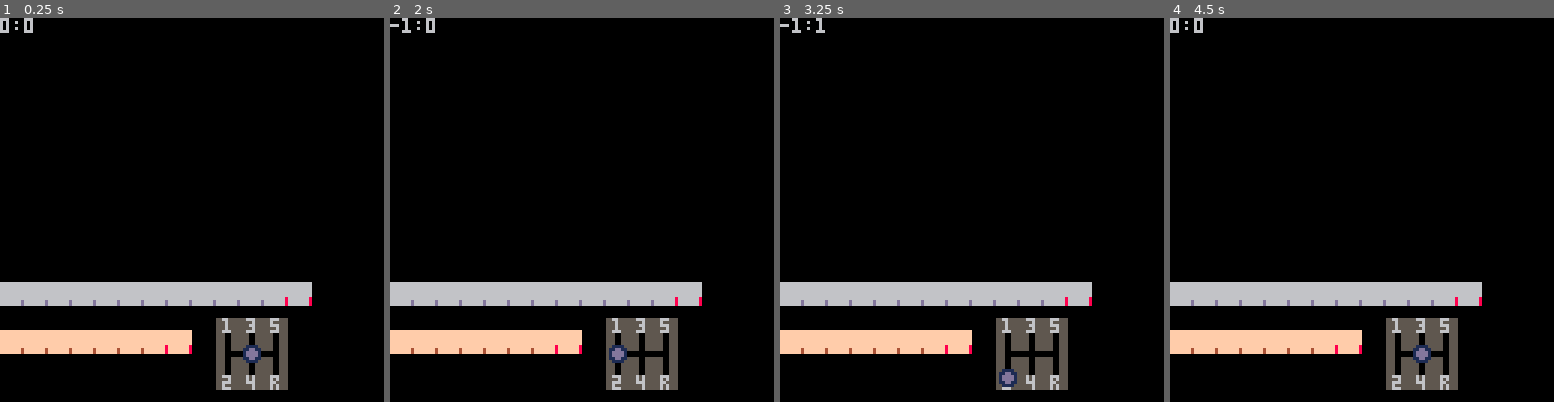
Above: before the commit, frames 1-4 (left to right).
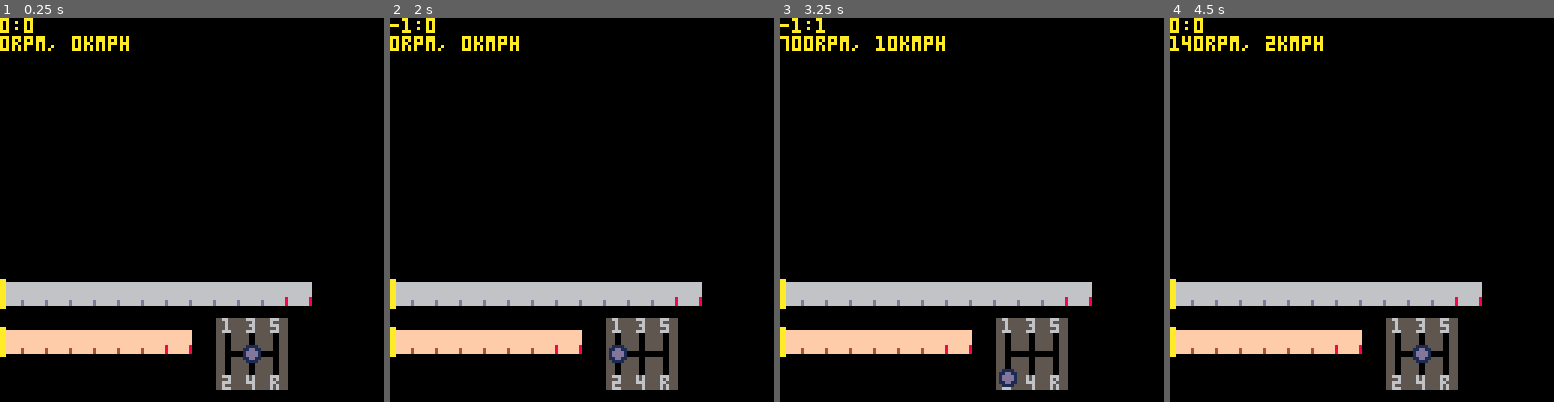
Above: after the commit, the same moments.

Repository: VedVid/PICOdrag
Game: PICO-8 cartridge picodrag.p8
The game is run twice, just before and just after one commit, with the same random seed, the same clock (stepped at 60 frames per second) and the same inputs.
Inputs:
- Up to frame 1 (0.25 s): no input
- Up to frame 2 (2 s): hold Left from 1.97 s (still down)
- Up to frame 3 (3.25 s): release Left at 2.37 s; hold Down 2.42-2.82 s; hold Right from 2.87 s (still down)
- Up to frame 4 (4.5 s): release Right at 3.53 s; hold Up 3.58-4.08 s; hold Right from 4.13 s (still down)

The runs differ from the first frame. In frame 1, 1.0% of the frame differs, in the area x 0-34%, y 0-89%; in frame 2, 1.0%; in frame 3, 1.2%, in the area x 0-43%, y 0-89%; in frame 4, 1.1%.

Commit message:
Added speed and torque mechanics to the game. Now, the car will react to player shifting gears.

Diff:
--- a/picodrag.p8
+++ b/picodrag.p8
@@ -4,11 +4,15 @@
 -- game loop
 
 function _init()
+ pi = 3.14
+ fps = 30
  ui = create_ui()
+ car = make_car()
 end
 
 function _update()
  handle_keys()
+ car_update(car)
 end
 
 function _draw()
@@ -17,9 +21,15 @@
  if ui.gearbox.current_gear then
   print(ui.gearbox.current_gear[1]..":"..ui.gearbox.current_gear[2])
  else
-  print("no")
- end
-end
+  print("no gearbox info")
+ end
+ if (car.current_rpm) or (car.current_speed) then
+  print(car.current_rpm.."rpm, "..car.current_speed.."kmph")
+ else
+  print("no rpm and speed info")
+ end
+end
+
 -->8
 -- creation of ui elements
 
@@ -39,6 +49,10 @@
  gauge.x = x
  gauge.y = y
  gauge.sprites = sprites
+ gauge.indicator_x1 = x
+ gauge.indicator_x2 = x+1
+ gauge.indicator_y1 = y-1
+ gauge.indicator_y2 = y+8
  return gauge
 end
 
@@ -105,6 +119,13 @@
   xoff += 1
  end
 
+ rectfill(
+  ui.speedometer.indicator_x1,
+  ui.speedometer.indicator_y1,
+  ui.speedometer.indicator_x2,
+  ui.speedometer.indicator_y2,
+  10)
+
  xoff = 0
  for k, v in pairs(ui.tachometer.sprites) do
   local x = ui.tachometer.x + (xoff * 8)
@@ -112,6 +133,13 @@
   spr(v, x, y)
   xoff += 1
  end
+
+ rectfill(
+  ui.tachometer.indicator_x1,
+  ui.tachometer.indicator_y1,
+  ui.tachometer.indicator_x2,
+  ui.tachometer.indicator_y2,
+  10)
 end
 
 function draw_gearbox()
@@ -184,42 +212,59 @@
   if cgear ==
    ui.gearbox.gears.zero_left then
    ngear = ui.gearbox.gears.one
+   car.current_gear = 1
   elseif cgear ==
    ui.gearbox.gears.two then
    ngear = ui.gearbox.gears.zero_left
+   car.previous_gear = 2
+   car.current_gear = 0
   elseif cgear ==
    ui.gearbox.gears.zero_middle then
    ngear = ui.gearbox.gears.three
+   car.current_gear = 3
   elseif cgear ==
    ui.gearbox.gears.four then
    ngear = ui.gearbox.gears.zero_middle
+   car.previous_gear = 4
+   car.current_gear = 0
   elseif cgear ==
    ui.gearbox.gears.zero_right then
    ngear = ui.gearbox.gears.five
+   car.current_gear = 5
   elseif cgear ==
    ui.gearbox.gears.reverse then
    ngear = ui.gearbox.gears.zero_right
+   car.current_gear = 0
   end
  elseif btnp(3) then
   dir = {0,1}
   if cgear ==
    ui.gearbox.gears.one then
    ngear = ui.gearbox.gears.zero_left
+   car.previous_gear = 1
+   car.current_gear = 0
   elseif cgear ==
    ui.gearbox.gears.zero_left then
    ngear = ui.gearbox.gears.two
+   car.current_gear = 2
   elseif cgear ==
    ui.gearbox.gears.three then
    ngear = ui.gearbox.gears.zero_middle
+   car.previous_gear = 3
+   car.current_gear = 0
   elseif cgear ==
    ui.gearbox.gears.zero_middle then
    ngear = ui.gearbox.gears.four
+   car.current_gear = 4
   elseif cgear ==
    ui.gearbox.gears.five then
    ngear = ui.gearbox.gears.zero_right
+   car.previous_gear = 5
+   car.current_gear = 0
   elseif cgear ==
    ui.gearbox.gears.zero_right then
    ngear = ui.gearbox.gears.reverse
+   car.current_gear = 0
   end
  end
 
@@ -227,8 +272,155 @@
   ui.gearbox.current_gear = ngear
   ui.gearbox.handle.x += 8*dir[1]
   ui.gearbox.handle.y += 8*dir[2]
- end
-end
+  car_calc_dropdown(car)
+ end
+end
+
+-->8
+-- cars and related math
+
+function make_car()
+ local car = {}
+ car.brand = "abarth"
+ car.model = "595"
+ car.variant = ""
+ car.engine = "1.4 t-jet"
+ car.year = 2017
+ car.horsepower = 160
+ car.rpm_max = 5500
+ -- {nm, rpm}
+ car.torque_max = {206, 3000}
+ car.gear_one_vmax = 47
+ car.gear_one_time = 3.01
+ car.gear_one_dropdown = 0
+ car.gear_two_vmax = 82
+ car.gear_two_time = 6.34
+ car.gear_two_dropdown = 2000
+ car.gear_three_vmax = 121
+ car.gear_three_time = 14.63
+ car.gear_three_dropdown = 1500
+ car.gear_four_vmax = 160
+ car.gear_four_time = 54.96
+ car.gear_four_dropdown = 1200
+ car.gear_five_vmax = 212
+ car.gear_five_time = 118.20
+ car.gear_five_dropdown = 1100
+ car.gears_data = {
+  {car.gear_one_vmax,
+   car.gear_one_time,
+   car.gear_one_dropdown},
+  {car.gear_two_vmax,
+   car.gear_two_time,
+   car.gear_two_dropdown},
+  {car.gear_three_vmax,
+   car.gear_three_time,
+   car.gear_three_dropdown},
+  {car.gear_four_vmax,
+   car.gear_four_time,
+   car.gear_four_dropdown},
+  {car.gear_five_vmax,
+   car.gear_five_time,
+   car.gear_five_dropdown}}
+ car.current_gear = 0
+ car.previous_gear = 0
+ car.current_rpm = 0
+ car.current_speed = 0
+ return car
+end
+
+function calculate_speed(car)
+ if car.current_gear > 0 then
+  return flr((car.current_rpm / car.rpm_max) *
+   car.gears_data[car.current_gear][1])
+ else
+  if car.previous_gear > 0 then
+   return flr((car.current_rpm / car.rpm_max) *
+    car.gears_data[car.previous_gear][1])
+  end
+ end
+ return 0
+end
+
+function car_update(car)
+ local rpm_plus = 30 -- safe fixed value
+ if car.current_gear == 0 then
+  car.current_rpm -= rpm_plus
+ else
+  rpm_plus = flr(
+   car.rpm_max / car.gears_data[car.current_gear][2] / fps)
+  car.current_rpm += rpm_plus
+ end
+ if car.current_rpm > car.rpm_max then
+  car.current_rpm = car.rpm_max
+ elseif car.current_rpm < 0 then
+  car.current_rpm = 0
+ end
+ car.current_speed = calculate_speed(car)
+ return true
+end
+
+function car_calc_dropdown(car)
+ if car.previous_gear == 1 then
+  if car.current_gear == 2 then
+   car.current_rpm -= car.gear_two_dropdown
+  elseif car.current_gear == 3 then
+   car.current_rpm -= (car.gear_two_dropdown + car.gear_three_dropdown)
+  elseif car.current_gear == 4 then
+   car.current_rpm -= (car.gear_two_dropdown + car.gear_three_dropdown + car_gear_four_dropdown)
+  elseif car.current_gear == 5 then
+   car.current_rpm -= (car.gear_two_dropdown + car.gear_three_dropdown + car.gear_four_dropdown + car.gear_five_dropdown)
+  end
+
+ elseif car.previous_gear == 2 then
+  if car.current_gear == 1 then
+   car.current_rpm += car.gear_two_dropdown
+  elseif car.current_gear == 3 then
+   car.current_rpm -= car.gear_three_dropdown
+  elseif car.current_gear == 4 then
+   car.current_rpm -= (car.gear_three_dropdown + car.gear_four_dropdown)
+  elseif car.current_gear == 5 then
+   car.current_rpm -= (car.gear_three_dropdown + car.gear_four_dropdwon + car.gear_five_dropdown)
+  end
+
+ elseif car.previous_gear == 3 then
+  if car.current_gear == 1 then
+   car.current_rpm += (car.gear_one_dropdown + car.gear_two_dropdown)
+  elseif car.current_gear == 2 then
+   car.current_rpm += car.gear_two_dropdown
+  elseif car.current_gear == 4 then
+   car.current_rpm -= car.gear_four_dropdown
+  elseif car.current_gear == 5 then
+   car.current_rpm -= (car.gear_four_dropdown + car.gear_five_dropdown)
+  end
+
+ elseif car.previous_gear == 4 then
+  if car.current_gear == 1 then
+   car.current_rpm += (car.gear_one_dropdown + car.gear_two_dropdown + car.gear_three_dropdown)
+  elseif car.current_gear == 2 then
+   car.current_rpm += (car.gear_two_dropdown + car.gear_three_dropdown)
+  elseif car.current_gear == 3 then
+   car.current_rpm += car.gear_three_dropdown
+  elseif car.current_gear == 5 then
+   car.current_rpm -= car.gear_five_dropdown
+  end
+
+ elseif car.previous_gear == 5 then
+  if car.current_gear == 1 then
+   car.current_rpm += (car.gear_one_dropdown + car.gear_two_dropdown + car.gear_three_dropdown + car.gear_four_dropdown)
+  elseif car.current_gear == 2 then
+   car.current_rpm += (car.gear_two_dropdown + car.gear_three_dropdown + car.gear_four_dropdown)
+  elseif car.current_gear == 3 then
+   car.current_rpm += (car.gear_three_dropdown + car.gear_four_dropdown)
+  elseif car.current_gear == 4 then
+   car.current_rpm += car.gear_four_dropdown
+  end
+ end
+end
+
+-- useful links:
+-- calculator: https://x-engineer.org/automotive-engineering/chassis/vehicle-dynamics/calculate-wheel-vehicle-speed-engine-speed/
+-- formula: v = (3.6 * rpm * pi * wheel_ratio) /
+--              (30 * gear_ratio * final_ratio)
 
 __gfx__
 00000000666666666666666600000000000000005566555555666555556665550000000000000000000000000000000000000000000000000000000000000000
